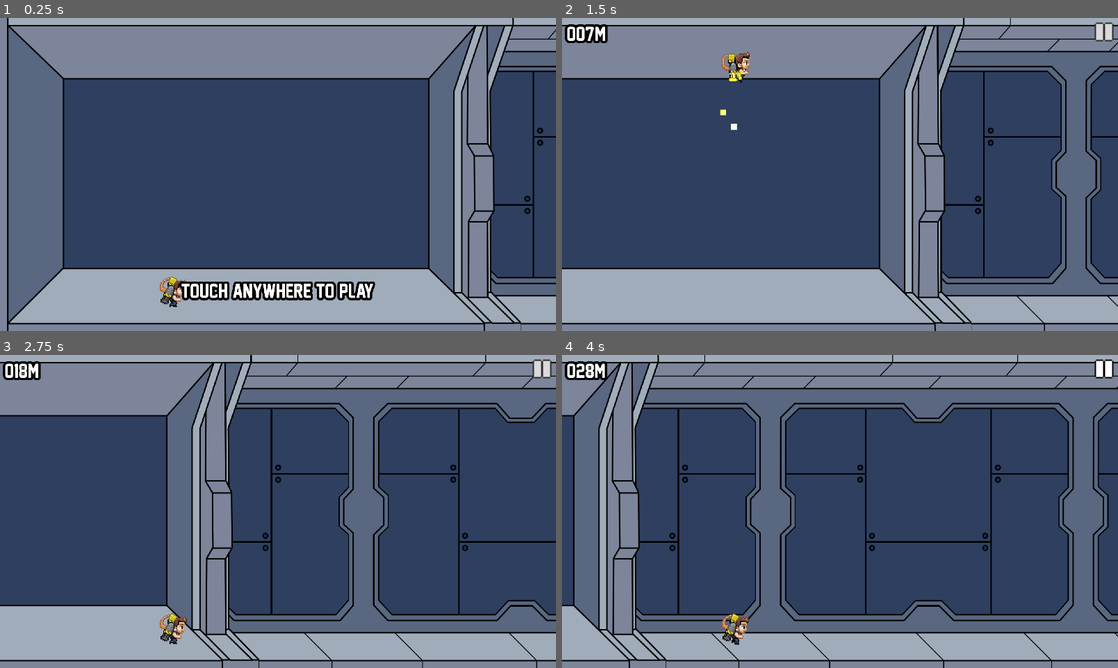
Above: before the commit, frames 1-4 (two rows, left to right).
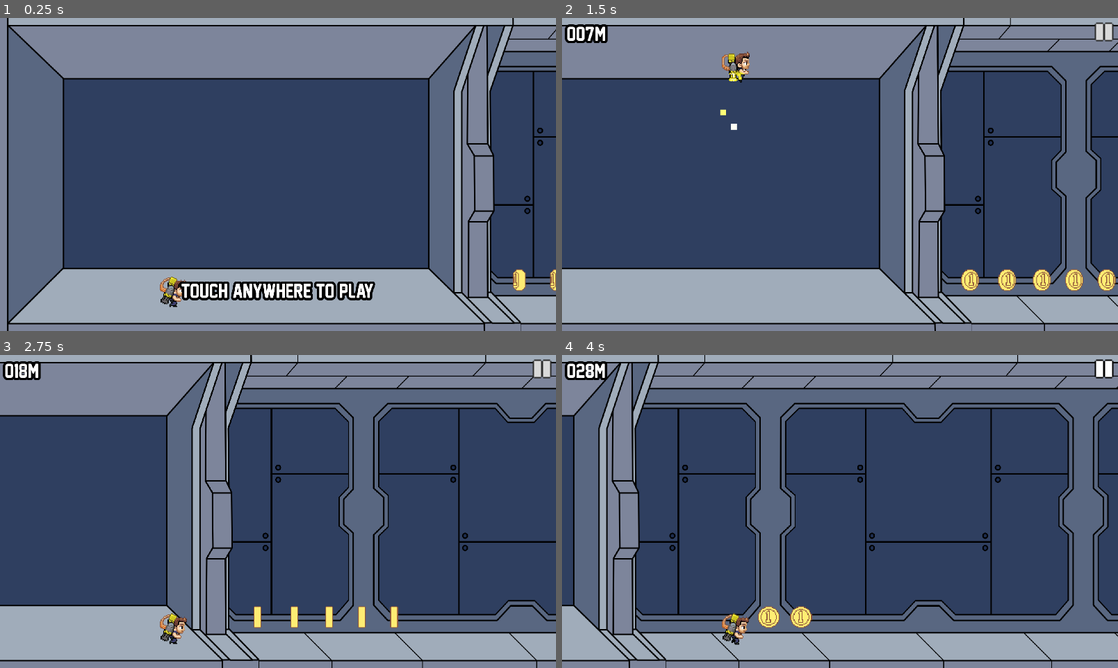
Above: after the commit, the same moments.

Repository: reyvanomario/data-dash
Game: Godot game, scene res://stages/main/main.tscn
Two runs of this game, one before a commit and one after it. Both use one fixed random seed, a clock stepped at 60 frames per second and the inputs below.
Inputs (mouse positions are in pixels of both pictures, inside the frame that each line leads up to):
- Up to frame 1 (0.25 s): no input
- Up to frame 2 (1.5 s): move the mouse to (962, 158) at 0.52 s; press the mouse at (962, 158) at 0.53 s; release the mouse at (962, 158) at 1.25 s; click (1106, 30) at 1.25 s
- Up to frame 3 (2.75 s): click (544, 367) at 2 s
- Up to frame 4 (4 s): click (1106, 367) at 2.75 s; move the mouse to (728, 527) at 3.52 s; click (728, 527) at 3.6 s

The runs differ from the first frame. In frame 1, 0.2% of the frame differs, in the area x 92-100%, y 80-88%; in frame 2, 0.9%, in the area x 71-100%, y 80-88%; in frame 3, 0.5%; in frame 4, 0.4%.

Commit message:
Create the basic coin scene

Diff:
--- /dev/null
+++ b/entities/collectable/coin/coin.gd
@@ -0,0 +1,34 @@
+class_name Coin
+extends Area2D
+
+#region VARIABLES
+var speed: int = 0
+## Is the game playing and scrolling?
+var scrolling:bool = true :
+	set(s):
+		if s == scrolling: return
+		scrolling = s
+#endregion
+
+#region FUNCTIONS
+func _ready():
+	GameManager.game_changed.connect(func(game:int):
+		match game:
+			GameManager.Game.OVER:
+				scrolling = false
+			GameManager.Game.NEW:
+				scrolling = false
+				self.enabled = false
+			GameManager.Game.PLAYING:
+				scrolling = true
+	)
+
+	body_entered.connect(func(body: Node2D):
+		if body is Player:
+			queue_free()
+	)
+
+func _process(delta: float) -> void:
+	if scrolling:
+		position.x += (-GameManager.speed + speed) * delta
+#endregion
--- /dev/null
+++ b/entities/collectable/coin/coin.tscn
@@ -0,0 +1,84 @@
+[gd_scene load_steps=13 format=3 uid="uid://c0daa8774747j"]
+
+[ext_resource type="Script" path="res://entities/collectable/coin/coin.gd" id="1_6vs20"]
+[ext_resource type="Texture2D" uid="uid://botxktqdvtlc4" path="res://entities/collectable/coin/coin_sprite.png" id="2_dbmr0"]
+
+[sub_resource type="CircleShape2D" id="CircleShape2D_wuwid"]
+radius = 40.0
+
+[sub_resource type="AtlasTexture" id="AtlasTexture_5s1e0"]
+atlas = ExtResource("2_dbmr0")
+region = Rect2(0, 0, 32, 32)
+
+[sub_resource type="AtlasTexture" id="AtlasTexture_s151r"]
+atlas = ExtResource("2_dbmr0")
+region = Rect2(32, 0, 32, 32)
+
+[sub_resource type="AtlasTexture" id="AtlasTexture_q2jw2"]
+atlas = ExtResource("2_dbmr0")
+region = Rect2(64, 0, 32, 32)
+
+[sub_resource type="AtlasTexture" id="AtlasTexture_7fbs5"]
+atlas = ExtResource("2_dbmr0")
+region = Rect2(96, 0, 32, 32)
+
+[sub_resource type="AtlasTexture" id="AtlasTexture_otxs4"]
+atlas = ExtResource("2_dbmr0")
+region = Rect2(128, 0, 32, 32)
+
+[sub_resource type="AtlasTexture" id="AtlasTexture_cpot5"]
+atlas = ExtResource("2_dbmr0")
+region = Rect2(160, 0, 32, 32)
+
+[sub_resource type="AtlasTexture" id="AtlasTexture_71u6v"]
+atlas = ExtResource("2_dbmr0")
+region = Rect2(192, 0, 32, 32)
+
+[sub_resource type="AtlasTexture" id="AtlasTexture_drc8y"]
+atlas = ExtResource("2_dbmr0")
+region = Rect2(224, 0, 32, 32)
+
+[sub_resource type="SpriteFrames" id="SpriteFrames_6yyfa"]
+animations = [{
+"frames": [{
+"duration": 1.0,
+"texture": SubResource("AtlasTexture_5s1e0")
+}, {
+"duration": 1.0,
+"texture": SubResource("AtlasTexture_s151r")
+}, {
+"duration": 1.0,
+"texture": SubResource("AtlasTexture_q2jw2")
+}, {
+"duration": 1.0,
+"texture": SubResource("AtlasTexture_7fbs5")
+}, {
+"duration": 1.0,
+"texture": SubResource("AtlasTexture_otxs4")
+}, {
+"duration": 1.0,
+"texture": SubResource("AtlasTexture_cpot5")
+}, {
+"duration": 1.0,
+"texture": SubResource("AtlasTexture_71u6v")
+}, {
+"duration": 1.0,
+"texture": SubResource("AtlasTexture_drc8y")
+}],
+"loop": true,
+"name": &"default",
+"speed": 5.0
+}]
+
+[node name="Coin" type="Area2D"]
+script = ExtResource("1_6vs20")
+
+[node name="CollisionShape2D" type="CollisionShape2D" parent="."]
+shape = SubResource("CircleShape2D_wuwid")
+
+[node name="AnimatedSprite2D" type="AnimatedSprite2D" parent="."]
+scale = Vector2(3, 3)
+sprite_frames = SubResource("SpriteFrames_6yyfa")
+autoplay = "default"
+frame_progress = 0.746604
+speed_scale = 2.0
--- a/stages/main/main.tscn
+++ b/stages/main/main.tscn
@@ -6,6 +6,7 @@
 [ext_resource type="PackedScene" uid="uid://c04c0t0p0lfve" path="res://ui/hud/hud.tscn" id="3_fha2a"]
 [ext_resource type="PackedScene" uid="uid://bua8h7f2d4u26" path="res://ui/game_over_screen/game_over_screen.tscn" id="3_vmle4"]
 [ext_resource type="PackedScene" uid="uid://b5ti0vhekv3ep" path="res://utilities/spawner/interval_spawner.tscn" id="5_s4wfr"]
+[ext_resource type="PackedScene" uid="uid://c0daa8774747j" path="res://entities/collectable/coin/coin.tscn" id="7_ukuuh"]
 
 [node name="Main" type="Node2D"]
 
@@ -25,3 +26,18 @@
 position = Vector2(600, 940)
 
 [node name="IntervalSpawner" parent="." instance=ExtResource("5_s4wfr")]
+
+[node name="Coin" parent="." instance=ExtResource("7_ukuuh")]
+position = Vector2(1792, 903)
+
+[node name="Coin2" parent="." instance=ExtResource("7_ukuuh")]
+position = Vector2(1920, 903)
+
+[node name="Coin3" parent="." instance=ExtResource("7_ukuuh")]
+position = Vector2(2040, 903)
+
+[node name="Coin4" parent="." instance=ExtResource("7_ukuuh")]
+position = Vector2(2152, 903)
+
+[node name="Coin5" parent="." instance=ExtResource("7_ukuuh")]
+position = Vector2(2264, 903)
Not shown: 1 places in stages/main/main.tscn that only renumber resources
